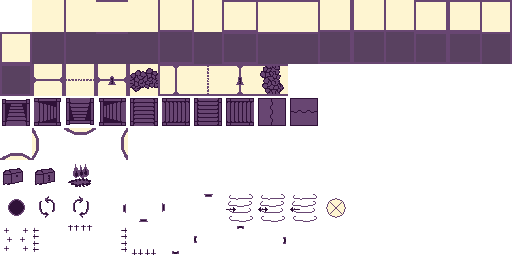
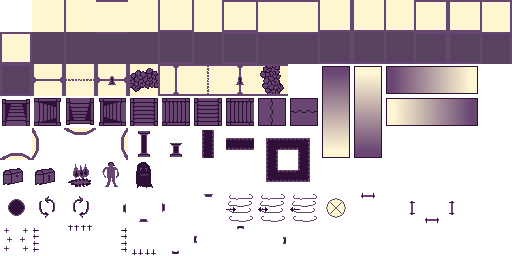
Layers edited between the first and the second w=512, h=256 image:
added layer "Ramp_Up_East" in group "Features" over bbox(386, 98, 478, 126)
added layer "Ramp_Up_West" in group "Features" over bbox(386, 66, 478, 94)
added layer "Ramp_Up_South" in group "Features" over bbox(354, 66, 382, 158)
added layer "Ramp_Up_North" in group "Features" over bbox(322, 66, 350, 158)
added layer "Ladder_West" in group "Features" over bbox(449, 201, 454, 215)
added layer "Ladder_South" in group "Features" over bbox(425, 218, 439, 223)
added layer "Ladder_East" in group "Features" over bbox(410, 201, 415, 215)
added layer "Ladder_North" in group "Features" over bbox(361, 193, 375, 198)
added layer "Moat SW" in group "Features" over bbox(288, 132, 310, 160)
added layer "Moat NW" in group "Features" over bbox(288, 160, 316, 182)
added layer "Moat NE" in group "Features" over bbox(266, 160, 288, 188)
added layer "Moat SE" in group "Features" over bbox(260, 138, 288, 160)
added layer "Moat WE" in group "Features" over bbox(226, 138, 254, 150)
added layer "Moat SN" in group "Features" over bbox(202, 130, 214, 158)
added layer "Pedistal" in group "Features" over bbox(170, 131, 182, 158)
added layer "Pillar" in group "Features" over bbox(138, 130, 150, 158)
added layer "Enemy" in group "Features" over bbox(136, 162, 153, 188)
added layer "NPC" in group "Features" over bbox(102, 162, 120, 187)
